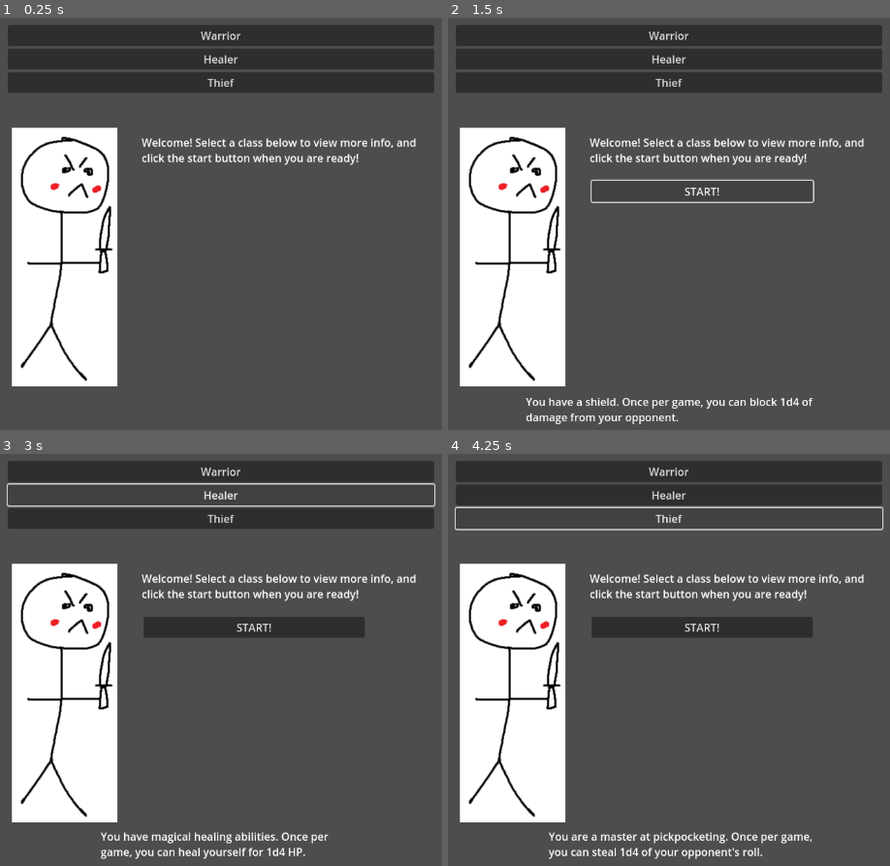
Above: before the commit, frames 1-4 (two rows, left to right).
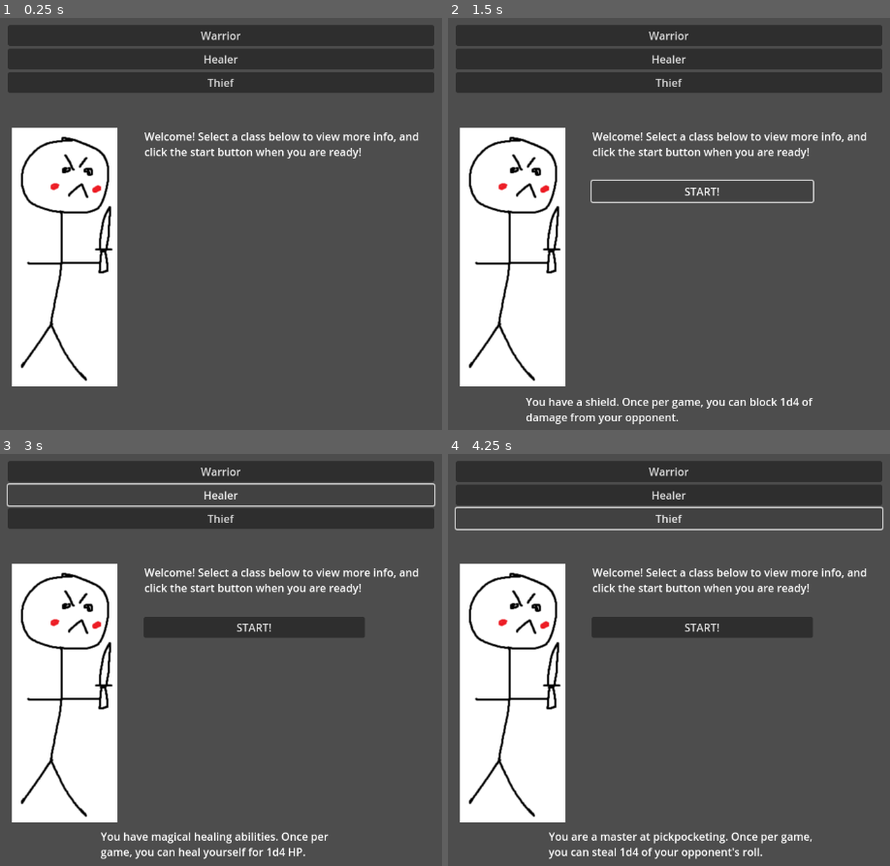
Above: after the commit, the same moments.

Repository: Frisaf/brawl_visual
Game: Godot game, scene res://Scenes/character_choice.tscn
Same seed, same stepped clock (60 frames per second), same inputs: the game is played once before the commit and once after it.
Inputs:
- Up to frame 1 (0.25 s): no input
- Up to frame 2 (1.5 s): click "Warrior" at 0.5 s; click "START!" at 1.25 s
- Up to frame 3 (3 s): click "START!" at 2 s; click "Healer" at 2.75 s
- Up to frame 4 (4.25 s): click "Thief" at 3.5 s

The runs differ from the first frame. In frame 1, 2.2% of the frame differs, in the area x 32-95%, y 27-36%; in frame 2, 2.2%; in frame 3, 2.2%; in frame 4, 2.2%.

Commit message:
test commit

Diff:
--- a/Scenes/character_choice.tscn
+++ b/Scenes/character_choice.tscn
@@ -11,10 +11,10 @@
 texture = ExtResource("1_ch6xq")
 
 [node name="RichTextLabel" type="RichTextLabel" parent="."]
-offset_left = 391.0
-offset_top = 175.0
-offset_right = 820.0
-offset_bottom = 271.0
+offset_left = 395.0
+offset_top = 166.0
+offset_right = 824.0
+offset_bottom = 262.0
 text = "Welcome! Select a class below to view more info, and click the start button when you are ready!"
 
 [node name="Choices" type="Node" parent="."]
